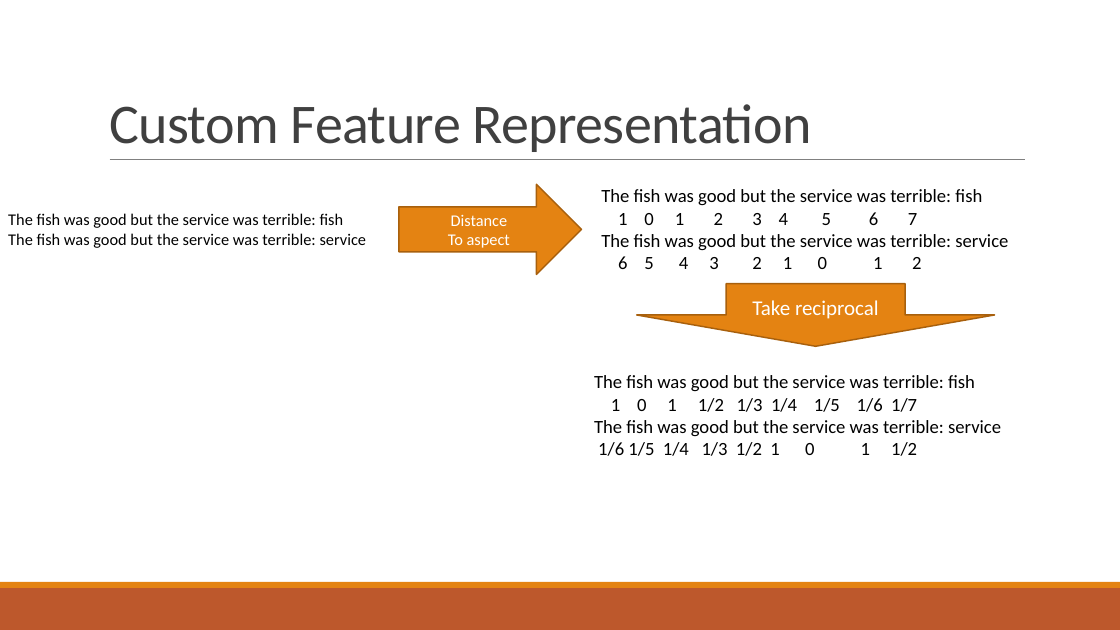
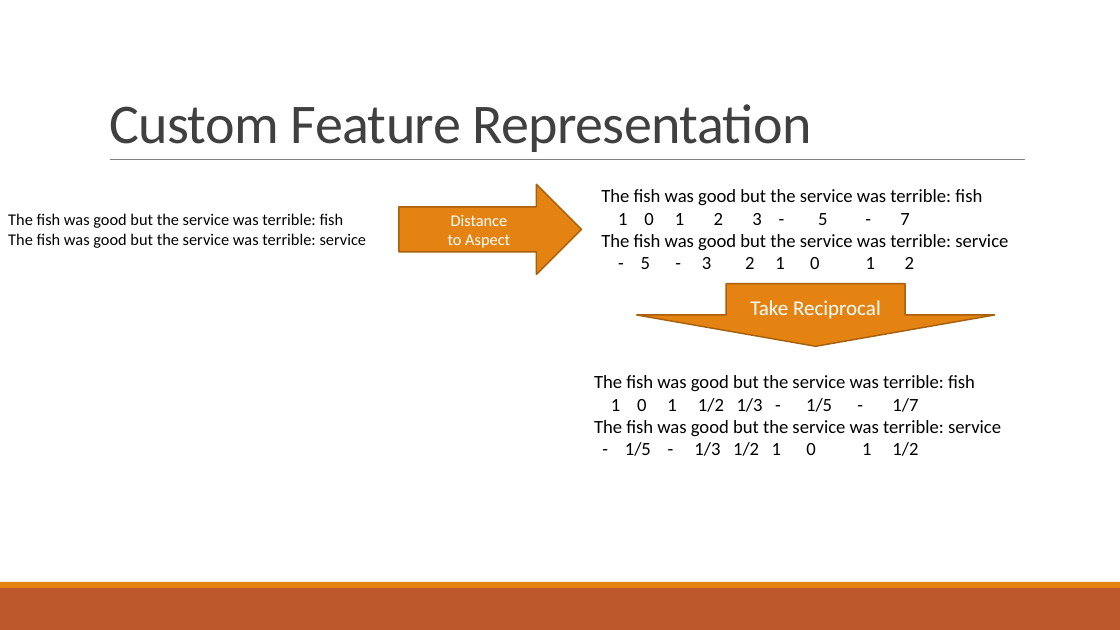
Before and after one commit to Sounzgudlowd1/CS583FinalProject, a slide deck: slide 4 of eoslan2_eliu23_AspectAnalysisProject.pptx. Drawn at 1120x630 pixels with LibreOffice and Linux fonts; fonts in the diff are those of the drawing. Boxes give left, top, right and bottom in pixels: in the first picture for what was removed or moved away, otherwise in the second. Text is boxed around its words. In the diff, an @@ line names an element or a change of style, - is before the commit and + after.

```diff
--- a/eoslan2_eliu23_AspectAnalysisProject.pptx
+++ b/eoslan2_eliu23_AspectAnalysisProject.pptx
@@ text in right arrow at [448,234,510,248]: text changed @@
-To aspect
+to Aspect
@@ text at [618,213,909,225]: text changed @@
-1 0 1 2 3 4 5 6 7
+1 0 1 2 3 - 5 - 7
@@ text at [641,257,914,269]: text changed @@
-6 5 4 3 2 1 0 1 2
+- 5 - 3 2 1 0 1 2
@@ text in down arrow at [750,300,881,319]: text changed @@
-Take reciprocal
+Take Reciprocal
@@ text at [611,398,918,412]: text changed @@
-1 0 1 1/2 1/3 1/4 1/5 1/6 1/7
+1 0 1 1/2 1/3 - 1/5 - 1/7
@@ text at [625,442,918,456]: text changed @@
-1/6 1/5 1/4 1/3 1/2 1 0 1 1/2
+- 1/5 - 1/3 1/2 1 0 1 1/2
```
Also in this commit, not shown: 1 other slide changed, 1 slide added, 7 other files.
